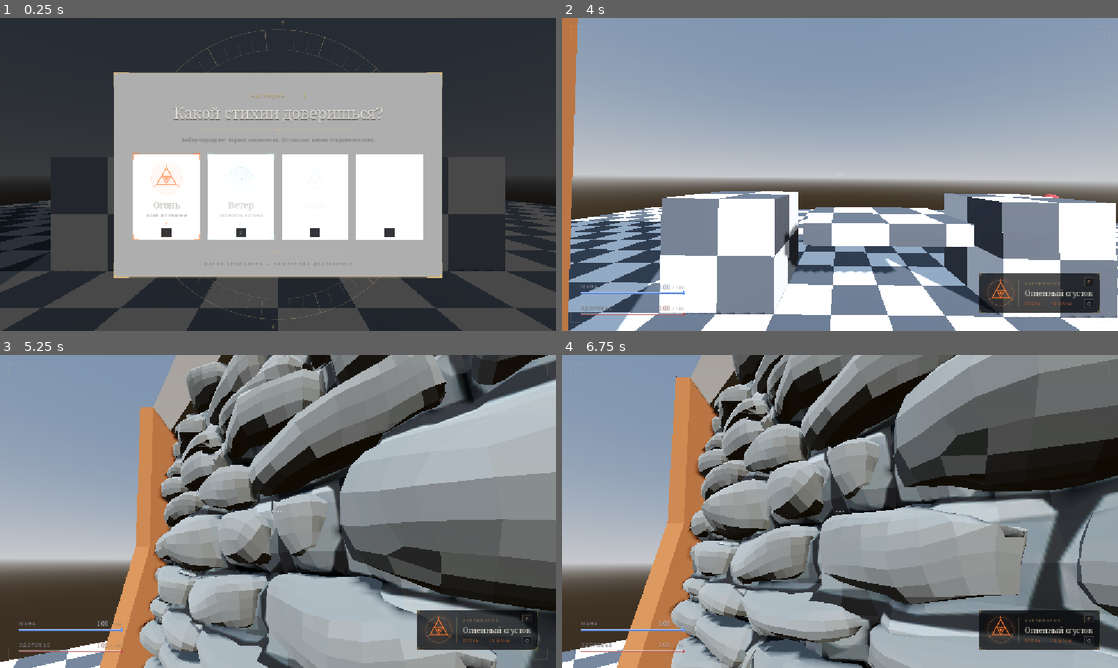
Above: before the commit, frames 1-4 (two rows, left to right).
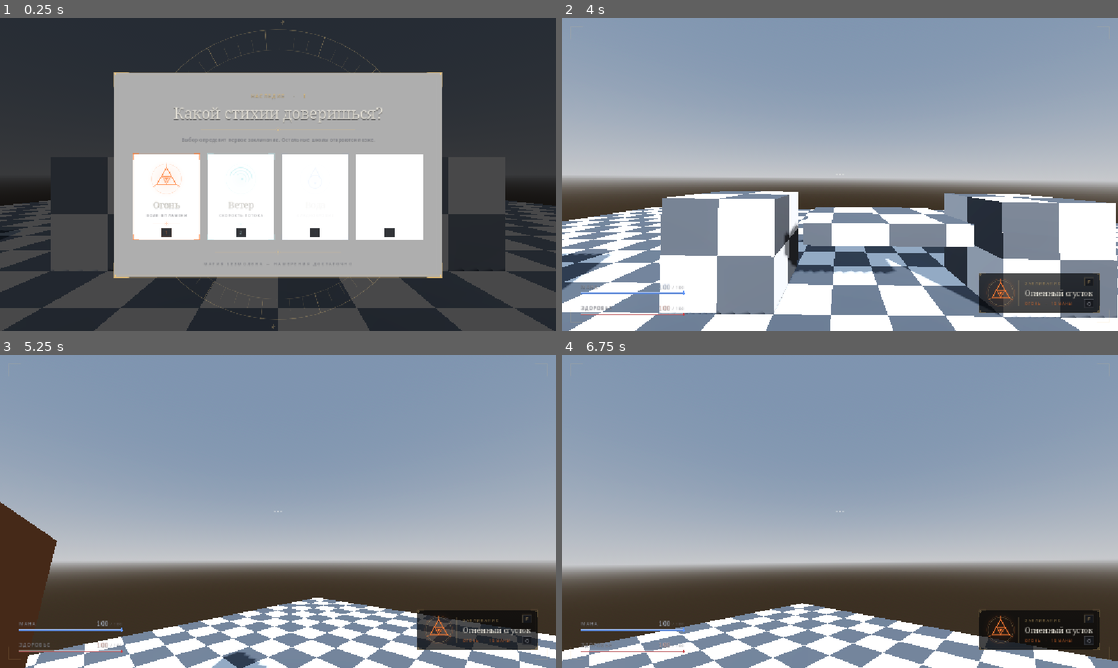
Above: after the commit, the same moments.

Repository: Tunwell1/test-game
Game: Godot game, scene res://main.tscn
Same seed, same stepped clock (60 frames per second), same inputs: the game is played once before the commit and once after it.
Inputs (mouse positions are in pixels of both pictures, inside the frame that each line leads up to):
- Up to frame 1 (0.25 s): no input
- Up to frame 2 (4 s): tap Enter at 0.5 s; move the mouse to (962, 158) at 0.52 s; hold D (move_right) 0.53-1.28 s; tap F (cast_spell) at 0.6 s; click (962, 158) at 0.67 s; tap Space (jump) at 0.77, 1.52, 3.02, 3.5, 3.77 s; move the mouse to (728, 190) at 1.27 s; hold S (move_back) 1.28-2.03 s; tap Ctrl (crouch) at 1.35 s; move the mouse to (895, 105) at 2.02 s; hold D (move_right) 2.03-2.78 s; tap E (interact) at 2.1 s; move the mouse to (812, 237) at 2.77 s; hold W (move_forward) 2.78-3.53 s; tap Q (next_spell) at 2.85 s; click (812, 237) at 2.92 s; move the mouse to (1006, 221) at 3.52 s; hold A (move_left) from 3.53 s (still down); tap 1 (pick_school_1) at 3.6 s
- Up to frame 3 (5.25 s): move the mouse to (233, 508) at 4.27 s; release A (move_left) at 4.28 s; hold W (move_forward) from 4.28 s (still down); tap 2 (pick_school_2) at 4.35 s; tap Space (jump) at 4.52 s; move the mouse to (283, 511) at 5.02 s; tap 3 (pick_school_3) at 5.1 s; click (283, 511) at 5.17 s
- Up to frame 4 (6.75 s): move the mouse to (817, 505) at 5.77 s; release W (move_forward) at 5.78 s; hold D (move_right) 5.78-6.53 s; tap 4 (pick_school_4) at 5.85 s; tap Space (jump) at 6.02 s; move the mouse to (867, 511) at 6.52 s; hold W (move_forward) from 6.53 s (still down); hold Shift (sprint) from 6.53 s (still down)

The runs differ from the first frame. In frame 1, 1.0% of the frame differs, in the area x 0-10%, y 60-86%; in frame 2, 6.5%; in frame 3, 72%; in frame 4, 73%, in the area x 0-100%, y 0-100%.

Commit message:
Scale wall and add windowed room demo
Co-authored-by: arena-agent <297053741+arena-agent@users.noreply.github.com>

Diff:
--- /dev/null
+++ b/Models/Wall/Wall_room_demo.tscn
@@ -0,0 +1,39 @@
+[gd_scene load_steps=5 format=3]
+
+[ext_resource type="PackedScene" path="res://Models/Wall/Wall_door/Wall_door.fbx" id="1_door_wall"]
+[ext_resource type="PackedScene" path="res://Models/Wall/Wall_windwow1/Wall_and_widnow.fbx" id="2_one_window"]
+[ext_resource type="PackedScene" path="res://Models/Wall/Wall_windows2/Wall_and_two_windows.fbx" id="3_two_windows"]
+[ext_resource type="Script" path="res://Models/Wall/wall_panel_collision.gd" id="4_collision"]
+
+[node name="WallRoomDemo" type="Node3D"]
+
+[node name="DoorWall" type="StaticBody3D" parent="."]
+position = Vector3(-1.7, 0, 0.223)
+script = ExtResource("4_collision")
+
+[node name="Visual" parent="DoorWall" instance=ExtResource("1_door_wall")]
+scale = Vector3(0.5, 0.5, 0.5)
+
+[node name="BackWallTwoWindows" type="StaticBody3D" parent="."]
+position = Vector3(1.7, 0, -0.223)
+rotation = Vector3(0, 3.141593, 0)
+script = ExtResource("4_collision")
+
+[node name="Visual" parent="BackWallTwoWindows" instance=ExtResource("3_two_windows")]
+scale = Vector3(0.5, 0.5, 0.5)
+
+[node name="LeftWallOneWindow" type="StaticBody3D" parent="."]
+position = Vector3(0.223, 0, 1.7)
+rotation = Vector3(0, 1.570796, 0)
+script = ExtResource("4_collision")
+
+[node name="Visual" parent="LeftWallOneWindow" instance=ExtResource("2_one_window")]
+scale = Vector3(0.5, 0.5, 0.5)
+
+[node name="RightWallOneWindow" type="StaticBody3D" parent="."]
+position = Vector3(-0.223, 0, -1.7)
+rotation = Vector3(0, -1.570796, 0)
+script = ExtResource("4_collision")
+
+[node name="Visual" parent="RightWallOneWindow" instance=ExtResource("2_one_window")]
+scale = Vector3(0.5, 0.5, 0.5)
--- /dev/null
+++ b/Models/Wall/wall_panel_collision.gd
@@ -0,0 +1,29 @@
+extends StaticBody3D
+
+## Builds a concave static collider from the imported wall meshes at runtime.
+## This preserves the door and window openings instead of filling them with a box.
+func _ready() -> void:
+	var mesh_instances: Array[MeshInstance3D] = []
+	_collect_mesh_instances(self, mesh_instances)
+
+	var body_inverse := global_transform.affine_inverse()
+	for mesh_instance in mesh_instances:
+		if mesh_instance.mesh == null:
+			continue
+
+		var shape := mesh_instance.mesh.create_trimesh_shape()
+		if shape == null:
+			continue
+
+		var collision := CollisionShape3D.new()
+		collision.name = "%s_Collision" % mesh_instance.name
+		collision.shape = shape
+		collision.transform = body_inverse * mesh_instance.global_transform
+		add_child(collision)
+
+
+func _collect_mesh_instances(node: Node, result: Array[MeshInstance3D]) -> void:
+	for child in node.get_children():
+		if child is MeshInstance3D:
+			result.append(child)
+		_collect_mesh_instances(child, result)
--- a/main.tscn
+++ b/main.tscn
@@ -3,9 +3,9 @@
 [ext_resource type="Material" uid="uid://bi7gbvjcc7sbo" path="res://materials/checkerboard_mat.tres" id="1_mat"]
 [ext_resource type="PackedScene" uid="uid://bhi4jx35v07ov" path="res://player.tscn" id="2_player"]
 [ext_resource type="Script" uid="uid://cwgtp0lhnuofk" path="res://Interactable.gd" id="3_interact"]
-[ext_resource type="Script" uid="uid://b1x4r37k0c073" path="res://enemy.gd" id="4_enemy"]
 [ext_resource type="Script" uid="uid://cnjr2p75ao1pj" path="res://enemy_health_overlay.gd" id="5_overlay"]
 [ext_resource type="PackedScene" path="res://Models/Wall/Default_wall/Wall.tscn" id="6_wall"]
+[ext_resource type="PackedScene" path="res://Models/Wall/Wall_room_demo.tscn" id="7_wall_room"]
 
 [sub_resource type="ProceduralSkyMaterial" id="ProceduralSkyMaterial_1"]
 sky_horizon_color = Color(0.64625, 0.65575, 0.67075, 1)
@@ -56,16 +56,6 @@
 [node name="DirectionalLight3D" type="DirectionalLight3D" parent="." unique_id=319603576]
 transform = Transform3D(0.866025, -0.25, 0.433013, 0, 0.866025, 0.5, -0.5, -0.433013, 0.75, 0, 10, 0)
 shadow_enabled = true
-
-[node name="EnemyA" type="CharacterBody3D" parent="." unique_id=1147502110]
-transform = Transform3D(1, 0, 0, 0, 1, 0, 0, 0, 1, -8, 0.1, 6)
-script = ExtResource("4_enemy")
-patrol_offsets = Array[Vector3]([Vector3(0, 0, 0), Vector3(6, 0, 0)])
-
-[node name="EnemyB" type="CharacterBody3D" parent="." unique_id=1584138069]
-transform = Transform3D(1, 0, 0, 0, 1, 0, 0, 0, 1, 8, 0.1, -8)
-script = ExtResource("4_enemy")
-patrol_offsets = Array[Vector3]([Vector3(0, 0, 0), Vector3(0, 0, 6), Vector3(-5, 0, 6)])
 
 [node name="Player" parent="." unique_id=541604900 instance=ExtResource("2_player")]
 transform = Transform3D(1, 0, 0, 0, 1, 0, 0, 0, 1, 0, 0.1, 0)
@@ -142,3 +132,7 @@
 
 [node name="Wall" parent="." unique_id=1595900180 instance=ExtResource("6_wall")]
 transform = Transform3D(1, 0, 0, 0, 1, 0, 0, 0, 1, -6.8060164, 0.016867638, -1.0951858)
+scale = Vector3(0.5, 0.5, 0.5)
+
+[node name="WallRoomDemo" parent="." instance=ExtResource("7_wall_room")]
+position = Vector3(6, 0, 7)
